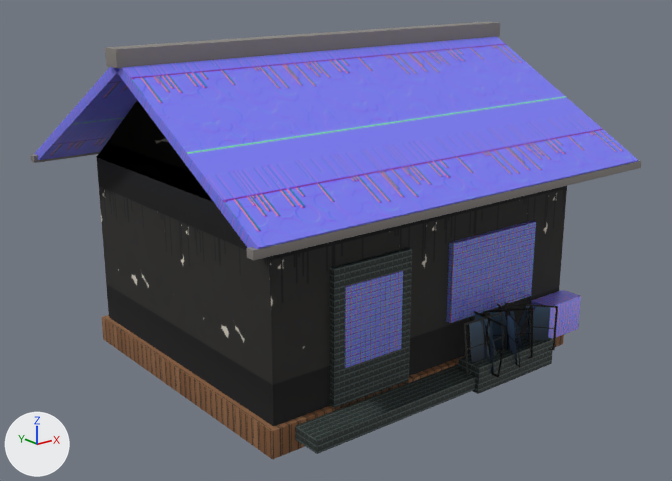
The glTF model assets/hd/tokyo_house_1f.glb as it was, and as the next commit left it.
One viewpoint serves both versions: a 50 mm camera at (-9.73, -12.28, 6.82) aimed at (-0.09, -0.24, 2.0). Lighting does not change. The marker at lower left points along +X, +Y and +Z. The older version comes first.

Objects in the first picture: 'tokyo_house_1f'.
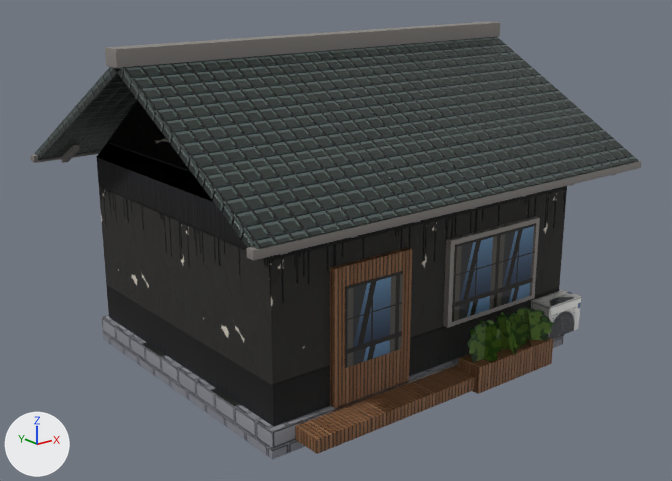
What changed in the scene script:
```text
Change img_image_3:
    img_image_3: load_image('Image_3', '_unpacked/Image_3', 256, 256, 'sRGB') -> load_image('Image_3', '_unpacked/Image_3', 256, 256, 'Non-Color')
Change img_image_5:
    img_image_5: load_image('Image_5', '_unpacked/Image_5', 256, 256, 'sRGB') -> load_image('Image_5', '_unpacked/Image_5', 256, 256, 'Non-Color')
Change mat_kawara_1f:
    where n0 = _N.new('ShaderNodeBsdfPrincipled'); n0.name = 'Principled BSDF'
    n0.inputs[1].default_value: 0.08 -> 0.1  # 'Metallic'
    n0.inputs[2].default_value: 0.46 -> 0.42  # 'Roughness'
    where n4 = _N.new('ShaderNodeTexImage'); n4.name = 'Image Texture'
    n4.image: img_image_1 -> img_image_2
    add n5 = _N.new('ShaderNodeNormalMap'); n5.name = 'Normal Map'
    add n5.uv_map = 'UVMap'
    add n6 = _N.new('ShaderNodeTexImage'); n6.name = 'Image Texture.001'
    add n6.image = img_image_3
    add _L.new(n5.outputs[0], n0.inputs[5])  # 'Normal' to 'Normal'
    add _L.new(n6.outputs[0], n5.inputs[1])  # 'Color' to 'Color'
Change mat_wood_1f:
    where n0 = _N.new('ShaderNodeBsdfPrincipled'); n0.name = 'Principled BSDF'
    n0.inputs[2].default_value: 0.74 -> 0.72  # 'Roughness'
    where n4 = _N.new('ShaderNodeTexImage'); n4.name = 'Image Texture'
    n4.image: img_image_2 -> img_image_4
    add n5 = _N.new('ShaderNodeNormalMap'); n5.name = 'Normal Map'
    add n5.uv_map = 'UVMap'
    add n6 = _N.new('ShaderNodeTexImage'); n6.name = 'Image Texture.001'
    add n6.image = img_image_5
    add _L.new(n5.outputs[0], n0.inputs[5])  # 'Normal' to 'Normal'
    add _L.new(n6.outputs[0], n5.inputs[1])  # 'Color' to 'Color'
Change mat_glass_1f:
    where n0 = _N.new('ShaderNodeBsdfPrincipled'); n0.name = 'Principled BSDF'
    n0.inputs[1].default_value: 0.22 -> 0.28  # 'Metallic'
    n0.inputs[2].default_value: 0.14 -> 0.1  # 'Roughness'
    where n4 = _N.new('ShaderNodeTexImage'); n4.name = 'Image Texture'
    n4.image: img_image_3 -> img_image_6
Change mat_plinth_1f:
    where n4 = _N.new('ShaderNodeTexImage'); n4.name = 'Image Texture'
    n4.image: img_image_4 -> img_image_7
    add n5 = _N.new('ShaderNodeNormalMap'); n5.name = 'Normal Map'
    add n5.uv_map = 'UVMap'
    add n6 = _N.new('ShaderNodeTexImage'); n6.name = 'Image Texture.001'
    add n6.image = img_image_8
    where n0 = _N.new('ShaderNodeBsdfPrincipled'); n0.name = 'Principled BSDF'
    add _L.new(n5.outputs[0], n0.inputs[5])  # 'Normal' to 'Normal'
    add _L.new(n6.outputs[0], n5.inputs[1])  # 'Color' to 'Color'
Change mat_ac_1f:
    where n0 = _N.new('ShaderNodeBsdfPrincipled'); n0.name = 'Principled BSDF'
    n0.inputs[1].default_value: 0.25 -> 0.28  # 'Metallic'
    n0.inputs[2].default_value: 0.42 -> 0.4  # 'Roughness'
    where n4 = _N.new('ShaderNodeTexImage'); n4.name = 'Image Texture'
    n4.image: img_image_5 -> img_image_9
    add n5 = _N.new('ShaderNodeNormalMap'); n5.name = 'Normal Map'
    add n5.uv_map = 'UVMap'
    add n6 = _N.new('ShaderNodeTexImage'); n6.name = 'Image Texture.001'
    add n6.image = img_image_10
    add _L.new(n5.outputs[0], n0.inputs[5])  # 'Normal' to 'Normal'
    add _L.new(n6.outputs[0], n5.inputs[1])  # 'Color' to 'Color'
Change mat_leaf_1f:
    where n0 = _N.new('ShaderNodeBsdfPrincipled'); n0.name = 'Principled BSDF'
    n0.inputs[2].default_value: 0.72 -> 0.7  # 'Roughness'
    where n7 = _N.new('ShaderNodeTexImage'); n7.name = 'Image Texture'
    n7.image: img_image_6 -> img_image_11
```

Pixel boxes (x1, y1, x2, y2) of what changed, in the pictures (672 x 481 px):
'tokyo_house_1f', surface changed (blue to grey): (32, 23, 641, 459) in both
